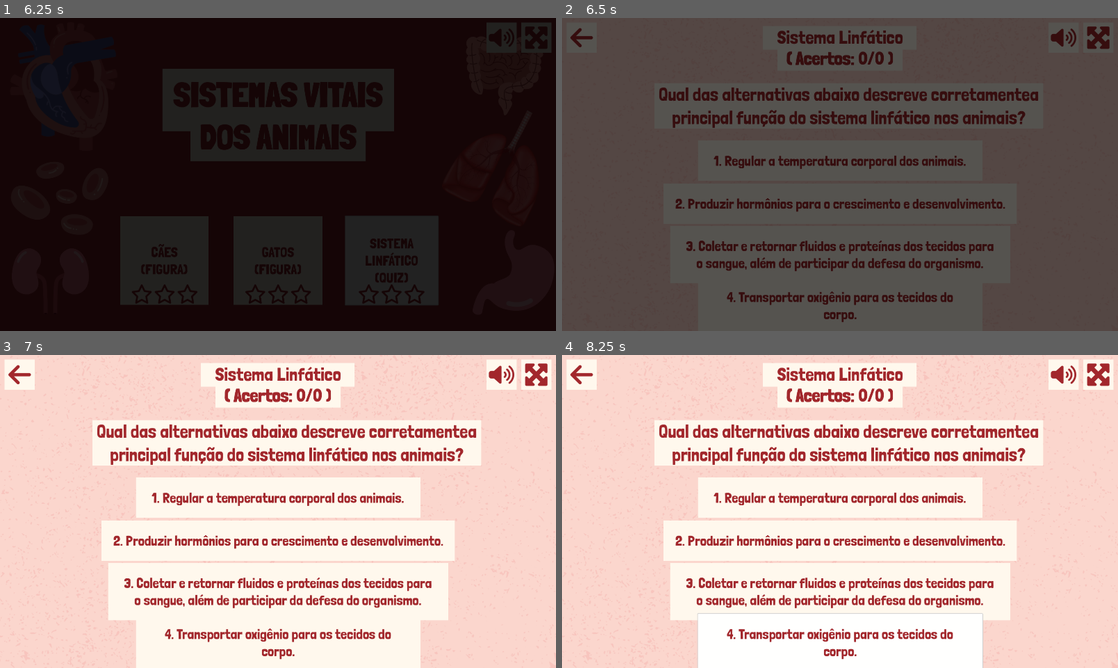
Above: before the commit, frames 1-4 (two rows, left to right).
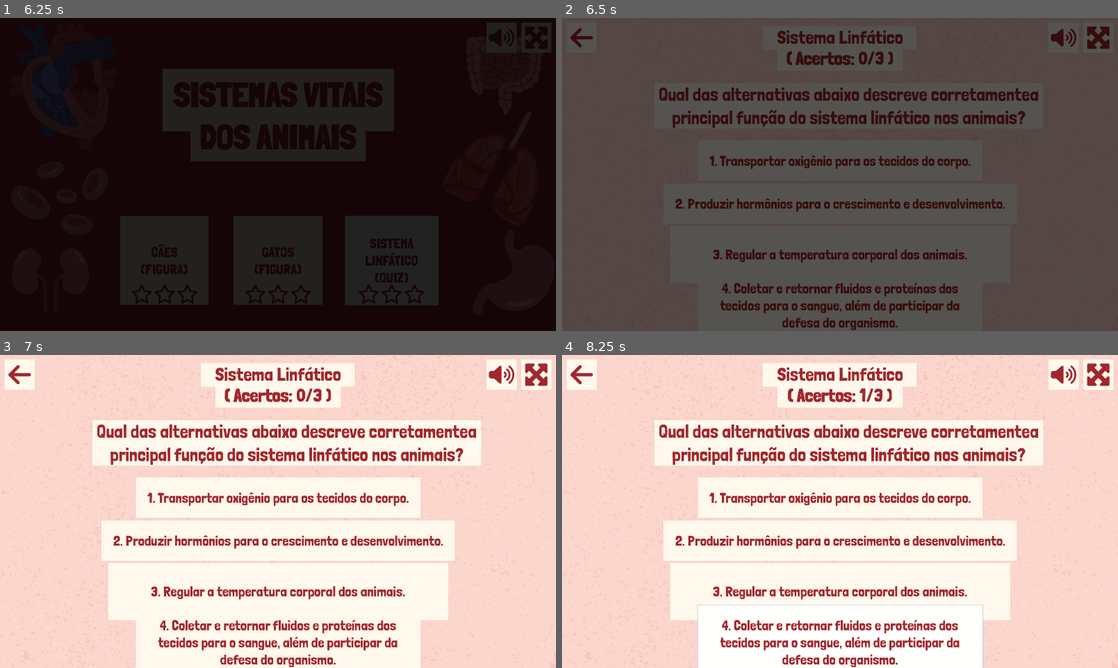
Above: after the commit, the same moments.

Repository: telmotrooper/vet-game
Game: Godot game, scene res://main.tscn
The game is run twice, just before and just after one commit, with the same random seed, the same clock (stepped at 60 frames per second) and the same inputs.
Inputs (mouse positions are in pixels of both pictures, inside the frame that each line leads up to):
- Up to frame 1 (6.25 s): tap Enter at 0.5 s; click (533, 36) at 1.25 s; click "CÃES (FIGURA)" at 2 s; click (533, 36) at 2.75 s; click (533, 36) at 3.5 s; click (22, 36) at 4.25 s; click "GATOS (FIGURA)" at 5 s; click "SISTEMA LINFÁTICO (QUIZ)" at 5.75 s
- Up to frame 2 (6.5 s): no input
- Up to frame 3 (7 s): click "1. Regular a temperatura corp…" (after the commit: "1. Transportar oxigênio para …") at 6.5 s
- Up to frame 4 (8.25 s): click "3. Coletar e retornar fluidos…" (after the commit: "3. Regular a temperatura corp…") at 7.25 s; click "4. Transportar oxigênio para …" (after the commit: "4. Coletar e retornar fluidos…") at 8 s

Frame 1 is identical in both runs. In frame 2, 5.2% of the frame differs, in the area x 22-78%, y 10-100%; in frame 3, 6.1%; in frame 4, 6.6%.

Commit message:
connecting dots

Diff:
--- a/levels/quiz_level.gd
+++ b/levels/quiz_level.gd
@@ -11,6 +11,15 @@
 
 func _ready() -> void:
 	current_question = questions.pick_random()
+	update_question()
+
+	%VictoryPanel.visible = false
+	%VictoryPanel.scale = Vector2.ZERO
+
+	question_counter = len(questions)
+	update_text()
+
+func update_question() -> void:
 	%Question.text = current_question.text
 
 	var answers: Array[String] = [current_question.correct_answer]
@@ -25,11 +34,6 @@
 		button.value = answer
 		answer_counter += 1
 
-	%VictoryPanel.visible = false
-	%VictoryPanel.scale = Vector2.ZERO
-
-	update_text()
-
 func update_text() -> void:
 	%Score.text = base_text % [score, question_counter]
 
@@ -43,8 +47,9 @@
 
 	%VictoryPanel.show_panel()
 
-func _on_mistake_made():
-	mistakes += 1
-
 func _on_question_answered(value: String) -> void:
-	print(value == current_question.correct_answer)
+	if value == current_question.correct_answer:
+		score += 1
+	else:
+		mistakes += 1
+	update_text()
